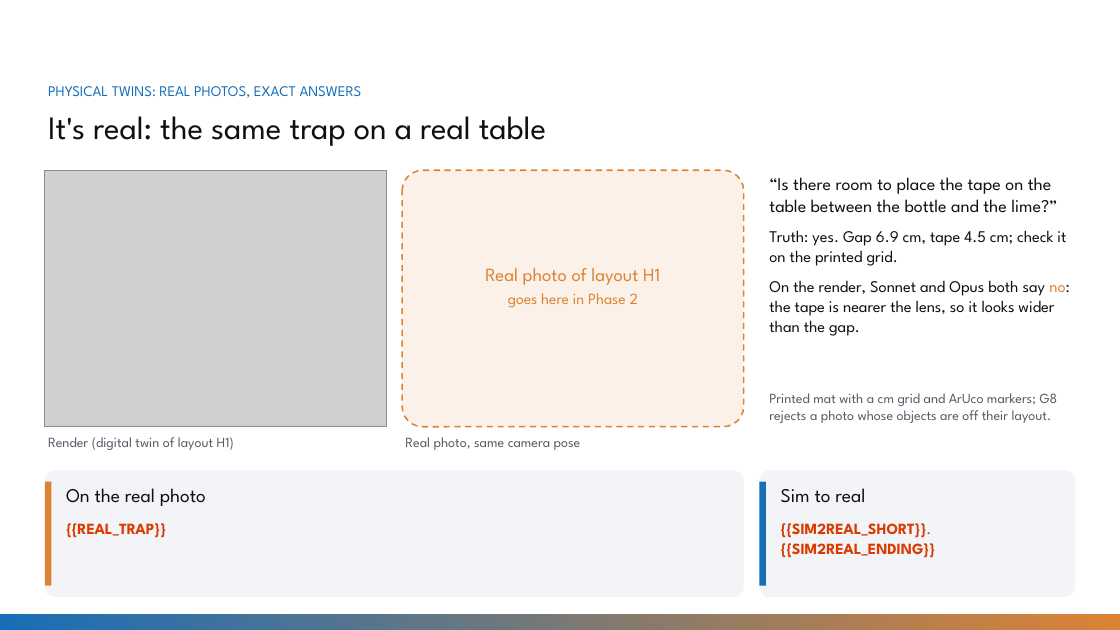
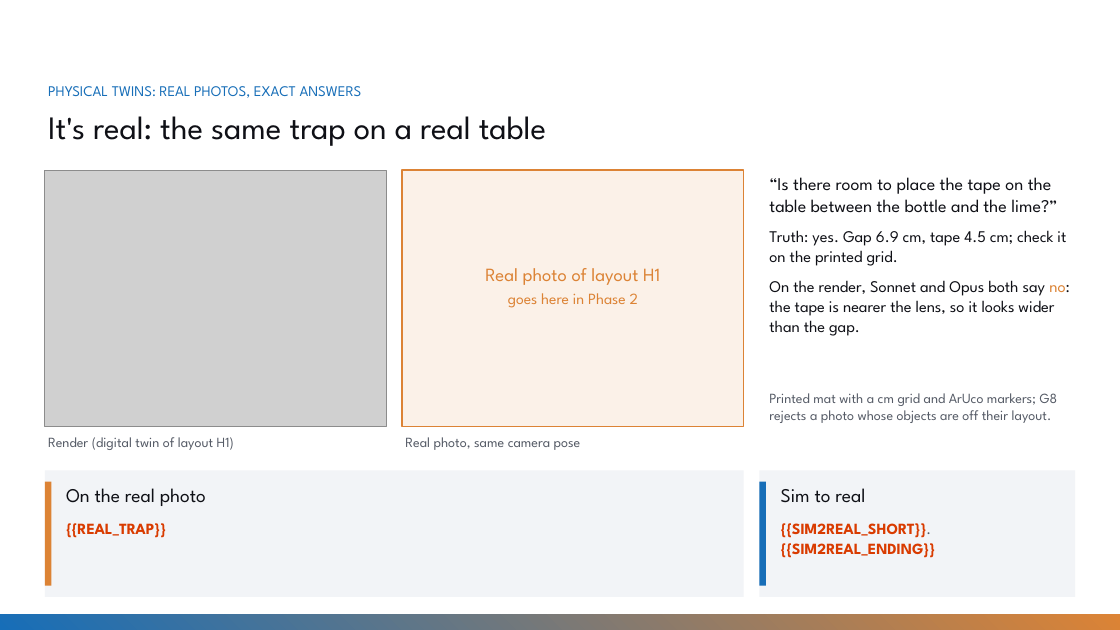
Before and after one commit to Zugzwang-world/hrishikesh-visual-task-factory, a slide deck: slide 9 of docs/slides/vtf_slides.pptx. Drawn at 1120x630 pixels with LibreOffice and Linux fonts; fonts in the diff are those of the drawing; grey boxes stand for pictures; background and template pictures are left out. Boxes give left, top, right and bottom in pixels: in the first picture for what was removed or moved away, otherwise in the second. Text is boxed around its words. In the diff, an @@ line names an element or a change of style, - is before the commit and + after.

```diff
--- a/docs/slides/vtf_slides.pptx
+++ b/docs/slides/vtf_slides.pptx
@@ rounded rectangle removed at bbox=[402, 170, 744, 427] @@
@@ rectangle added at bbox=[402, 170, 744, 427], fill #FBF1E8, outline #DC8335 1 pt @@
```
Also in this commit, not shown: 7 other slides changed, 5 other files.
